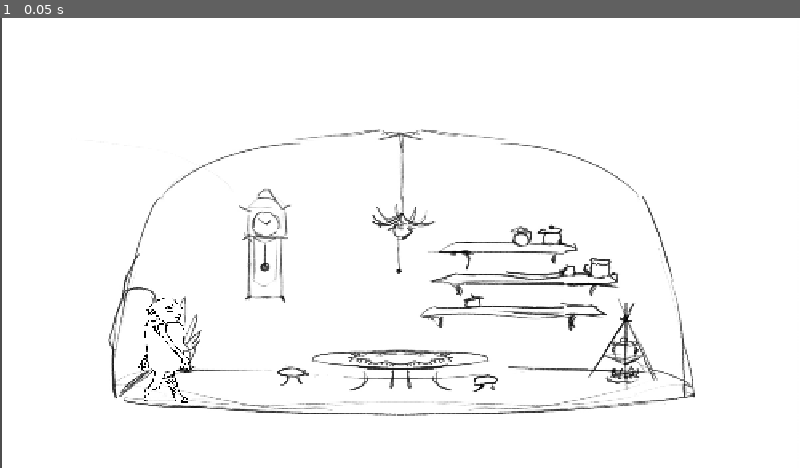
Above: before the commit, frame 1.
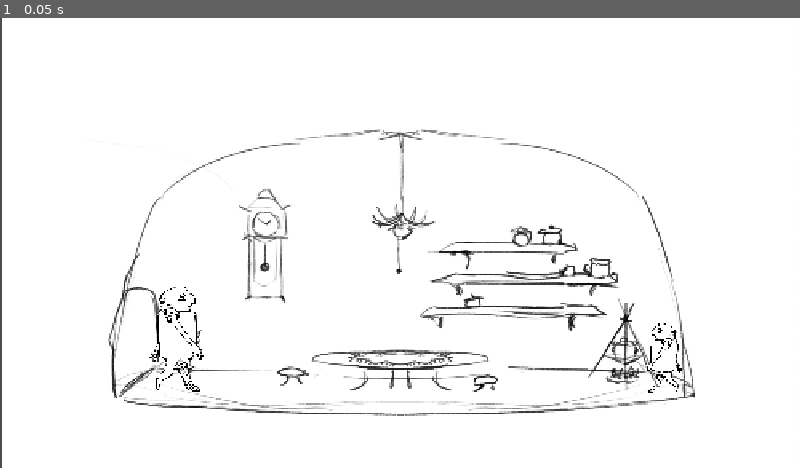
Above: after the commit, the same moment.

Repository: Rudolf-s-gang/projekt-1
Game: Godot game, scene res://scenes/game.tscn
Same seed, same stepped clock (60 frames per second), same inputs: the game is played once before the commit and once after it.
Inputs:
- Up to frame 1 (0.05 s): no input

The runs differ from the first frame. In frame 1, 0.6% of the frame differs, in the area x 17-86%, y 59-86%.

Commit message:
feat: add opening family dialogue

Diff:
--- a/scenes/game.tscn
+++ b/scenes/game.tscn
@@ -1,9 +1,11 @@
-[gd_scene load_steps=8 format=3 uid="uid://cl2ga2sdnev7x"]
+[gd_scene load_steps=11 format=3 uid="uid://cl2ga2sdnev7x"]
 
 [ext_resource type="Script" uid="uid://cbkto5b3u56mj" path="res://scripts/game.gd" id="1_lnu2h"]
 [ext_resource type="PackedScene" uid="uid://dd1o35fke0rvh" path="res://scenes/player.tscn" id="1_uwrxv"]
 [ext_resource type="Texture2D" uid="uid://bqg4ts104n0xu" path="res://assets/sprites/mistnost.jpg" id="2_yqjtg"]
 [ext_resource type="PackedScene" uid="uid://ddmsca0e4lhpb" path="res://scenes/interakce.tscn" id="4_lbhrr"]
+[ext_resource type="Texture2D" uid="uid://dq2ivstq2l05o" path="res://assets/sprites/walk_frame0.png" id="5_iywne"]
+[ext_resource type="Script" uid="uid://c746odyk1l76l" path="res://scripts/dialogue_ui.gd" id="6_p57ef"]
 
 [sub_resource type="NavigationPolygon" id="NavigationPolygon_yqjtg"]
 vertices = PackedVector2Array(-3183.99, 574.32, -4149.3, 518.656, -3958.65, 399.477, -3303.76, 383.711, -3224.85, 504.828, -1701.64, 527.367, -1480.5, 580.688, -1640.19, 364.656, -1191.99, 380.328, -812.391, 502.273, -543.898, 407.82, -516.008, 445.844, -530.453, 498.328)
@@ -18,16 +20,20 @@
 [sub_resource type="RectangleShape2D" id="RectangleShape2D_iywne"]
 size = Vector2(47, 49)
 
+[sub_resource type="RectangleShape2D" id="RectangleShape2D_p57ef"]
+size = Vector2(809.395, 1474.92)
+
 [node name="Game" type="Node2D"]
+position = Vector2(639, 407)
 script = ExtResource("1_lnu2h")
 
 [node name="Player" parent="." instance=ExtResource("1_uwrxv")]
 top_level = true
-position = Vector2(-374, 249)
+position = Vector2(284, 638)
 scale = Vector2(0.120001, 0.121464)
 
 [node name="pozadí" type="Sprite2D" parent="."]
-position = Vector2(0, -4.76837e-07)
+position = Vector2(0, -2.84217e-14)
 scale = Vector2(0.654962, 0.59142)
 texture = ExtResource("2_yqjtg")
 
@@ -53,3 +59,61 @@
 [node name="CollisionShape2D" type="CollisionShape2D" parent="Interakce"]
 position = Vector2(319.5, 36.5)
 shape = SubResource("RectangleShape2D_iywne")
+
+[node name="RodinaInterakce" parent="." groups=["family_dialogue"] instance=ExtResource("4_lbhrr")]
+
+[node name="Sprite2D" type="Sprite2D" parent="RodinaInterakce"]
+position = Vector2(420, 179)
+scale = Vector2(0.0809247, 0.0800042)
+texture = ExtResource("5_iywne")
+
+[node name="CollisionShape2D" type="CollisionShape2D" parent="RodinaInterakce"]
+position = Vector2(421.25, 185)
+scale = Vector2(0.0809247, 0.0800042)
+shape = SubResource("RectangleShape2D_p57ef")
+
+[node name="InteractionPoint" type="Marker2D" parent="RodinaInterakce"]
+position = Vector2(330, 244)
+
+[node name="DialogueUI" type="CanvasLayer" parent="."]
+script = ExtResource("6_p57ef")
+
+[node name="DialoguePanel" type="PanelContainer" parent="DialogueUI"]
+anchors_preset = 12
+anchor_top = 1.0
+anchor_right = 1.0
+anchor_bottom = 1.0
+offset_left = 40.0
+offset_top = -180.0
+offset_right = -40.0
+offset_bottom = -30.0
+grow_horizontal = 2
+grow_vertical = 0
+size_flags_horizontal = 4
+size_flags_vertical = 8
+
+[node name="MarginContainer" type="MarginContainer" parent="DialogueUI/DialoguePanel"]
+layout_mode = 2
+theme_override_constants/margin_left = 20
+theme_override_constants/margin_top = 15
+theme_override_constants/margin_right = 20
+theme_override_constants/margin_bottom = 15
+
+[node name="VBoxContainer" type="VBoxContainer" parent="DialogueUI/DialoguePanel/MarginContainer"]
+layout_mode = 2
+
+[node name="SpeakerLabel" type="Label" parent="DialogueUI/DialoguePanel/MarginContainer/VBoxContainer"]
+layout_mode = 2
+theme_override_font_sizes/font_size = 20
+text = "Grunt"
+
+[node name="TextLabel" type="RichTextLabel" parent="DialogueUI/DialoguePanel/MarginContainer/VBoxContainer"]
+custom_minimum_size = Vector2(0, 60)
+layout_mode = 2
+text = "Kde je večeře? Už mi kručí v břiše?
+"
+
+[node name="HintLabel" type="Label" parent="DialogueUI/DialoguePanel/MarginContainer/VBoxContainer"]
+layout_mode = 2
+text = "Kliknutím pokračuj"
+horizontal_alignment = 2
--- a/scenes/player.tscn
+++ b/scenes/player.tscn
@@ -1,117 +1,12 @@
 [gd_scene load_steps=17 format=3 uid="uid://dd1o35fke0rvh"]
 
+[ext_resource type="Script" uid="uid://gd07wkp441lh" path="res://scripts/player.tres.gd" id="1_fjrip"]
 [ext_resource type="Texture2D" uid="uid://dq2ivstq2l05o" path="res://assets/sprites/walk_frame0.png" id="1_tuyoq"]
 [ext_resource type="Texture2D" uid="uid://doerpv66r4rur" path="res://assets/sprites/walk_frame1.png" id="2_fjrip"]
 [ext_resource type="Texture2D" uid="uid://401dr3nodq80" path="res://assets/sprites/walk_frame2.png" id="3_smehm"]
 [ext_resource type="Texture2D" uid="uid://duovsim5epbij" path="res://assets/sprites/walk_frame3.png" id="4_ur7pv"]
 [ext_resource type="Texture2D" uid="uid://box0mhx0un346" path="res://assets/sprites/walk_frame4.png" id="5_y4r1p"]
 [ext_resource type="Texture2D" uid="uid://bj2udrfw2bapm" path="res://assets/sprites/walk_frame5.png" id="6_d2wvv"]
-
-[sub_resource type="GDScript" id="GDScript_3vyb7"]
-script/source = "extends CharacterBody2D
-
-@export var speed: float = 150
-
-@onready var agent: NavigationAgent2D = $NavigationAgent2D
-# Uložíme si odkaz na uzel, který přehrává obrázky postavy.
-@onready var sprite: AnimatedSprite2D = $AnimatedSprite2D
-
-var has_target: bool = false
-
-
-func _ready() -> void:
-	motion_mode = CharacterBody2D.MOTION_MODE_FLOATING
-	agent.path_desired_distance = 4.0
-	agent.target_desired_distance = 4.0
-
-	# Použijeme tvoji existující animaci se šesti snímky.
-	sprite.animation = \"default\"
-
-	# Zastavíme i případné automatické přehrávání.
-	# stop() zároveň vrátí animaci na snímek 0.
-	sprite.stop()
-
-
-func _unhandled_input(event: InputEvent) -> void:
-	if event is InputEventMouseButton:
-		if event.button_index == MOUSE_BUTTON_LEFT and event.pressed:
-			set_destination(get_global_mouse_position())
-
-
-func set_destination(clicked_position: Vector2) -> void:
-	var navigation_map: RID = agent.get_navigation_map()
-
-	# Po spuštění počkáme, až bude navigační mapa připravená.
-	if NavigationServer2D.map_get_iteration_id(navigation_map) == 0:
-		return
-
-	var closest_point: Vector2 = NavigationServer2D.map_get_closest_point(
-		navigation_map,
-		clicked_position
-	)
-
-	# Kliknutí mimo navigační plochu ignorujeme.
-	# Tolerance 10 pixel řeší drobné nepřesnosti na hranici.
-	if clicked_position.distance_to(closest_point) > 10.0:
-		return
-
-	agent.target_position = closest_point
-	has_target = true
-
-
-func _physics_process(delta: float) -> void:
-	# Bez cíle stojíme a zobrazujeme snímek 0.
-	if not has_target:
-		velocity = Vector2.ZERO
-		update_animation(Vector2.ZERO)
-		return
-
-	# Na konci cesty také zastavíme pohyb i animaci.
-	if agent.is_navigation_finished():
-		velocity = Vector2.ZERO
-		has_target = false
-		update_animation(Vector2.ZERO)
-		return
-
-	# Navigace nám dá následující bod vypočítané cesty.
-	var next_point: Vector2 = agent.get_next_path_position()
-
-	# Rozdíl pozic udává směr a vzdálenost k tomuto bodu.
-	var offset: Vector2 = next_point - global_position
-
-	# Nastavíme rychlost směrem k bodu.
-	# U blízkého bodu krok zkrátíme, abychom ho nepřejeli.
-	velocity = offset.normalized() * minf(
-		speed,
-		offset.length() / delta
-	)
-
-	# Nejdřív skutečně provedeme pohyb včetně kolizí.
-	move_and_slide()
-
-	# Potom podle výsledného pohybu nastavíme animaci a otočení.
-	update_animation(get_real_velocity())
-
-func update_animation(actual_velocity: Vector2) -> void:
-	# length() vrací velikost rychlosti bez ohledu na směr.
-	# Pohyb menší než 1 pixel za sekundu bereme jako stání,
-	# aby drobné nepřesnosti zbytečně nezapínaly animaci.
-	if actual_velocity.length() < 1.0:
-		sprite.stop()
-		return
-
-	# Postava se pohybuje, proto přehráváme chůzi.
-	# Opakované play() stejné animace ji nerestartuje.
-	sprite.play(\"default\")
-
-	# V Godotu roste X doprava:
-	# záporné X = pohyb doleva, kladné X = pohyb doprava.
-	# Při téměř svislé chůzi zachováme poslední otočení.
-	if absf(actual_velocity.x) > 1.0:
-		# Původní obrázek hledí doleva.
-		# Při pohybu doprava (kladné X) ho proto zrcadlíme.
-		sprite.flip_h = actual_velocity.x > 0.0
-"
 
 [sub_resource type="AtlasTexture" id="AtlasTexture_3v2ag"]
 atlas = ExtResource("1_tuyoq")
@@ -171,7 +66,7 @@
 
 [node name="Player" type="CharacterBody2D"]
 motion_mode = 1
-script = SubResource("GDScript_3vyb7")
+script = ExtResource("1_fjrip")
 
 [node name="AnimatedSprite2D" type="AnimatedSprite2D" parent="."]
 position = Vector2(-19, -701)
--- /dev/null
+++ b/scripts/dialogue_ui.gd
@@ -0,0 +1,130 @@
+extends CanvasLayer
+
+# Tento signál později oznámí hře, že celý dialog skončil.
+signal dialogue_finished
+
+# Počet znaků, které se zobrazí za jednu sekundu.
+@export var characters_per_second: float = 35.0
+
+# Odkazy na části dialogového panelu.
+@onready var panel: PanelContainer = $DialoguePanel
+@onready var speaker_label: Label = $DialoguePanel/MarginContainer/VBoxContainer/SpeakerLabel
+@onready var text_label: RichTextLabel = $DialoguePanel/MarginContainer/VBoxContainer/TextLabel
+@onready var hint_label: Label = $DialoguePanel/MarginContainer/VBoxContainer/HintLabel
+
+# Seznam všech replik aktuálního dialogu.
+var lines: Array = []
+
+# Pořadí právě zobrazené repliky.
+var current_line: int = 0
+
+# Desetinné číslo umožní plynule počítat rychlost vypisování.
+var character_progress: float = 0.0
+
+# Určuje, jestli právě probíhá dialog.
+var is_active: bool = false
+
+
+func _ready() -> void:
+	# Dialog je po spuštění hry schovaný.
+	panel.hide()
+
+
+func _process(delta: float) -> void:
+	# Pokud dialog neběží, není potřeba nic vypisovat.
+	if not is_active:
+		return
+
+	# Zjistíme délku právě zobrazené repliky.
+	var total_characters: int = text_label.get_total_character_count()
+
+	# Pokud už je zobrazený celý text, ukážeme nápovědu.
+	if text_label.visible_characters >= total_characters:
+		hint_label.show()
+		return
+
+	# Přidáváme znaky podle rychlosti a času od posledního snímku.
+	character_progress += characters_per_second * delta
+
+	# RichTextLabel zobrazí jen určený počet znaků.
+	text_label.visible_characters = min(
+		int(character_progress),
+		total_characters
+	)
+
+
+func start_dialogue(new_lines: Array) -> void:
+	# Prázdný dialog nemá smysl spouštět.
+	if new_lines.is_empty():
+		return
+
+	# Zapamatujeme si přijaté repliky.
+	lines = new_lines
+	current_line = 0
+	is_active = true
+
+	# Zobrazíme panel a připravíme první repliku.
+	panel.show()
+	show_current_line()
+
+
+func show_current_line() -> void:
+	# Vezmeme jednu repliku ze seznamu.
+	var line: Dictionary = lines[current_line]
+
+	# Každá replika bude mít jméno mluvčího a jeho text.
+	speaker_label.text = line.get("speaker", "")
+	text_label.text = line.get("text", "")
+
+	# Na začátku nezobrazíme žádný znak.
+	text_label.visible_characters = 0
+	character_progress = 0.0
+
+	# Nápověda se objeví, až se dopíše celý text.
+	hint_label.hide()
+
+func _input(event: InputEvent) -> void:
+	# Mimo dialog necháme kliknutí zpracovat ostatní části hry.
+	if not is_active:
+		return
+
+	# Zajímá nás pouze stisk levého tlačítka myši.
+	if event is InputEventMouseButton:
+		if event.button_index == MOUSE_BUTTON_LEFT and event.pressed:
+			# Označíme kliknutí jako zpracované.
+			# Díky tomu stejné kliknutí zároveň neposune hráče.
+			get_viewport().set_input_as_handled()
+
+			advance_dialogue()
+
+
+func advance_dialogue() -> void:
+	var total_characters: int = text_label.get_total_character_count()
+
+	# Pokud se replika ještě vypisuje, první kliknutí ji pouze dopíše.
+	if text_label.visible_characters < total_characters:
+		text_label.visible_characters = total_characters
+		character_progress = float(total_characters)
+		hint_label.show()
+		return
+
+	# Text už byl celý zobrazený, takže přejdeme na další repliku.
+	current_line += 1
+
+	# Za poslední replikou dialog ukončíme.
+	if current_line >= lines.size():
+		finish_dialogue()
+		return
+
+	show_current_line()
+
+
+func finish_dialogue() -> void:
+	# Dialog už nebude zachytávat kliknutí.
+	is_active = false
+
+	# Schováme celý spodní panel.
+	panel.hide()
+
+	# Oznámíme ostatním částem hry, že dialog skončil.
+	dialogue_finished.emit()
--- a/scripts/game.gd
+++ b/scripts/game.gd
@@ -10,20 +10,111 @@
 # vzdálený maximálně o tuto hodnotu.
 const WALKABLE_TOLERANCE: float = 5.0
 
+# Jedna položka představuje jednu repliku.
+# "speaker" je jméno mluvčího a "text" je zobrazovaná věta.
+const FAMILY_DIALOGUE = [
+	{
+		"speaker": "Grunt",
+		"text": "Kde je večeře? Už mi kručí v břiše!"
+	},
+	{
+		"speaker": "Trifa",
+		"text": "Není z čeho…"
+	},
+	{
+		"speaker": "Dip",
+		"text": "Mám hlad :("
+	},
+	{
+		"speaker": "Grunt",
+		"text": "Opravdu již nic nezbylo?"
+	},
+	{
+		"speaker": "Trifa",
+		"text": "Opravdu ne, poslední kus proviantu jsme snědli včera, musíš dojít…"
+	},
+	{
+		"speaker": "Grunt",
+		"text": "Co mi zbyde, půjdu"
+	},
+	{
+		"speaker": "Dip",
+		"text": "Tati pozor na zlo…"
+	},
+	{
+		"speaker": "Trifa",
+		"text": "Pravda, pravda"
+	},
+	{
+		"speaker": "Grunt",
+		"text": "Nebojte se, vrátím se dříve než udeří 6."
+	}
+]
+
 
 # Odkaz na navigační oblast ve scéně.
 # @onready znamená, že se hodnota načte až po vytvoření uzlů scény.
 @onready var navigation_region: NavigationRegion2D = $NavigationRegion2D
 
+# Hlavní scéna bude řídit hráče a dialog.
+@onready var player = $Player
+@onready var dialogue_ui = $DialogueUI
+
+# Bod, ke kterému hráč přijde před zahájením rodinného dialogu.
+@onready var family_interaction_point: Marker2D = $RodinaInterakce/InteractionPoint
 
 # Pamatujeme si současný kurzor.
 # Díky tomu ho nebudeme zbytečně nastavovat šedesátkrát za sekundu.
 var current_cursor := Input.CURSOR_ARROW
 
+# True znamená, že hráč právě míří k rodině.
+var pending_family_dialogue: bool = false
+
 
 func _ready() -> void:
 	# Při spuštění hry začneme obyčejnou šipkou.
 	set_cursor(Input.CURSOR_ARROW)
+
+	# Až hráč dokončí cestu, zavolá se naše připravená funkce.
+	player.destination_reached.connect(_on_player_destination_reached)
+
+	# Po skončení dialogu se zavolá funkce, která hráče uvolní.
+	dialogue_ui.dialogue_finished.connect(_on_dialogue_finished)
+
+func _input(event: InputEvent) -> void:
+	# Během rozhovoru kliknutí zpracovává DialogueUI.
+	if dialogue_ui.is_active:
+		return
+
+	# Pokračujeme pouze při stisknutí levého tlačítka.
+	if not event is InputEventMouseButton:
+		return
+
+	if event.button_index != MOUSE_BUTTON_LEFT or not event.pressed:
+		return
+
+	# Zjistíme, zda se pod myší nachází interaktivní Area2D.
+	var clicked_interaction: Area2D = get_interaction_at(
+		get_global_mouse_position()
+	)
+
+	# Kliknutí mimo interakci znamená obyčejnou chůzi.
+	if clicked_interaction == null:
+		pending_family_dialogue = false
+		return
+
+	# Kliknutí na jinou interakci zruší cestu k rodinnému dialogu.
+	pending_family_dialogue = false
+
+	# Zatím zvlášť zpracujeme pouze rodinný dialog.
+	if clicked_interaction.is_in_group("family_dialogue"):
+		pending_family_dialogue = true
+
+		# Hráč nejde přímo na obrázek postav, ale k připravené značce.
+		player.set_destination(family_interaction_point.global_position)
+
+		# Stejné kliknutí už nesmí zpracovat skript hráče.
+		get_viewport().set_input_as_handled()
 
 
 func _physics_process(_delta: float) -> void:
@@ -45,31 +136,32 @@
 		set_cursor(Input.CURSOR_ARROW)
 
 
-func is_over_interaction(point: Vector2) -> bool:
-	# Vytvoříme popis fyzikálního dotazu.
-	# Ptáme se: "Nachází se v tomto bodě nějaká Area2D?"
+func get_interaction_at(point: Vector2) -> Area2D:
+	# Připravíme fyzikální dotaz na jeden bod.
 	var query := PhysicsPointQueryParameters2D.new()
-
-	# Dotaz pracuje s globální pozicí ve světě.
 	query.position = point
-
-	# Zajímají nás pouze Area2D, ne pevná fyzikální tělesa.
 	query.collide_with_areas = true
 	query.collide_with_bodies = false
-
-	# Prohledáváme pouze fyzikální vrstvu 2 – Interakce.
-	# Hráčova Area2D na jiné vrstvě se proto nebude počítat.
 	query.collision_mask = INTERACTION_LAYER
 
-	# Provedeme dotaz ve fyzikálním světě.
-	# Výsledkem je seznam oblastí, které obsahují zadaný bod.
+	# Najdeme Area2D, jejichž kolizní tvar obsahuje tento bod.
 	var results := get_world_2d().direct_space_state.intersect_point(
 		query,
 		8
 	)
 
-	# Pokud seznam není prázdný, pod myší je interaktivní oblast.
-	return not results.is_empty()
+	# Pod kurzorem není žádná interakce.
+	if results.is_empty():
+		return null
+
+	# Každý výsledek je Dictionary.
+	# Položka "collider" obsahuje nalezenou Area2D.
+	return results[0]["collider"] as Area2D
+
+
+func is_over_interaction(point: Vector2) -> bool:
+	# Pro změnu kurzoru stačí vědět, zda byla nějaká Area2D nalezena.
+	return get_interaction_at(point) != null
 
 
 func is_walkable(point: Vector2) -> bool:
@@ -98,3 +190,23 @@
 
 	current_cursor = new_cursor
 	Input.set_default_cursor_shape(new_cursor)
+
+func _on_player_destination_reached() -> void:
+	# Běžné dokončení chůze žádný dialog nespouští.
+	if not pending_family_dialogue:
+		return
+
+	# Čekající interakci spotřebujeme.
+	# Dialog se díky tomu nespustí opakovaně.
+	pending_family_dialogue = false
+
+	# Hráč během dialogu nesmí chodit.
+	player.set_movement_enabled(false)
+
+	# Předáme připravené repliky dialogovému rozhraní.
+	dialogue_ui.start_dialogue(FAMILY_DIALOGUE)
+
+
+func _on_dialogue_finished() -> void:
+	# Po poslední replice znovu povolíme pohyb.
+	player.set_movement_enabled(true)
--- /dev/null
+++ b/scripts/player.tres.gd
@@ -0,0 +1,128 @@
+extends CharacterBody2D
+# Oznámí hlavní scéně, že hráč právě dokončil cestu.
+signal destination_reached
+
+@export var speed: float = 150
+
+@onready var agent: NavigationAgent2D = $NavigationAgent2D
+# Uložíme si odkaz na uzel, který přehrává obrázky postavy.
+@onready var sprite: AnimatedSprite2D = $AnimatedSprite2D
+
+var has_target: bool = false
+# Během dialogu bude tato hodnota false.
+var movement_enabled: bool = true
+
+
+func _ready() -> void:
+	motion_mode = CharacterBody2D.MOTION_MODE_FLOATING
+	agent.path_desired_distance = 4.0
+	agent.target_desired_distance = 4.0
+
+	# Použijeme tvoji existující animaci se šesti snímky.
+	sprite.animation = "default"
+
+	# Zastavíme i případné automatické přehrávání.
+	# stop() zároveň vrátí animaci na snímek 0.
+	sprite.stop()
+
+
+func _unhandled_input(event: InputEvent) -> void:
+	# Během dialogu hráč nesmí přijímat nové cíle.
+	if not movement_enabled:
+		return
+	if event is InputEventMouseButton:
+		if event.button_index == MOUSE_BUTTON_LEFT and event.pressed:
+			set_destination(get_global_mouse_position())
+
+
+func set_destination(clicked_position: Vector2) -> void:
+	var navigation_map: RID = agent.get_navigation_map()
+
+	# Po spuštění počkáme, až bude navigační mapa připravená.
+	if NavigationServer2D.map_get_iteration_id(navigation_map) == 0:
+		return
+
+	var closest_point: Vector2 = NavigationServer2D.map_get_closest_point(
+		navigation_map,
+		clicked_position
+	)
+
+	# Kliknutí mimo navigační plochu ignorujeme.
+	# Tolerance 10 pixel řeší drobné nepřesnosti na hranici.
+	if clicked_position.distance_to(closest_point) > 10.0:
+		return
+
+	agent.target_position = closest_point
+	has_target = true
+
+func set_movement_enabled(enabled: bool) -> void:
+	# Uložíme nový stav pohybu.
+	movement_enabled = enabled
+
+	# Při vypnutí zrušíme i případnou rozehranou cestu.
+	if not movement_enabled:
+		has_target = false
+		velocity = Vector2.ZERO
+		update_animation(Vector2.ZERO)
+
+
+func _physics_process(delta: float) -> void:
+	# Pokud je pohyb zakázaný, hráč zůstane stát.
+	if not movement_enabled:
+		velocity = Vector2.ZERO
+		has_target = false
+		update_animation(Vector2.ZERO)
+		return
+	# Bez cíle stojíme a zobrazujeme snímek 0.
+	if not has_target:
+		velocity = Vector2.ZERO
+		update_animation(Vector2.ZERO)
+		return
+
+	# Na konci cesty také zastavíme pohyb i animaci.
+	if agent.is_navigation_finished():
+		velocity = Vector2.ZERO
+		has_target = false
+		update_animation(Vector2.ZERO)
+		# Hlavní scéna se díky tomu dozví, že hráč došel do cíle.
+		destination_reached.emit()
+		return
+
+	# Navigace nám dá následující bod vypočítané cesty.
+	var next_point: Vector2 = agent.get_next_path_position()
+
+	# Rozdíl pozic udává směr a vzdálenost k tomuto bodu.
+	var offset: Vector2 = next_point - global_position
+
+	# Nastavíme rychlost směrem k bodu.
+	# U blízkého bodu krok zkrátíme, abychom ho nepřejeli.
+	velocity = offset.normalized() * minf(
+		speed,
+		offset.length() / delta
+	)
+
+	# Nejdřív skutečně provedeme pohyb včetně kolizí.
+	move_and_slide()
+
+	# Potom podle výsledného pohybu nastavíme animaci a otočení.
+	update_animation(get_real_velocity())
+
+func update_animation(actual_velocity: Vector2) -> void:
+	# length() vrací velikost rychlosti bez ohledu na směr.
+	# Pohyb menší než 1 pixel za sekundu bereme jako stání,
+	# aby drobné nepřesnosti zbytečně nezapínaly animaci.
+	if actual_velocity.length() < 1.0:
+		sprite.stop()
+		return
+
+	# Postava se pohybuje, proto přehráváme chůzi.
+	# Opakované play() stejné animace ji nerestartuje.
+	sprite.play("default")
+
+	# V Godotu roste X doprava:
+	# záporné X = pohyb doleva, kladné X = pohyb doprava.
+	# Při téměř svislé chůzi zachováme poslední otočení.
+	if absf(actual_velocity.x) > 1.0:
+		# Původní obrázek hledí doleva.
+		# Při pohybu doprava (kladné X) ho proto zrcadlíme.
+		sprite.flip_h = actual_velocity.x > 0.0
Binary file added: assets/sprites/Tvor_zepredu.png
Not shown, added: assets/sprites/Tvor_zepredu.png.import
Not shown, added: scripts/dialogue_ui.gd.uid
Not shown, added: scripts/player.tres.gd.uid
